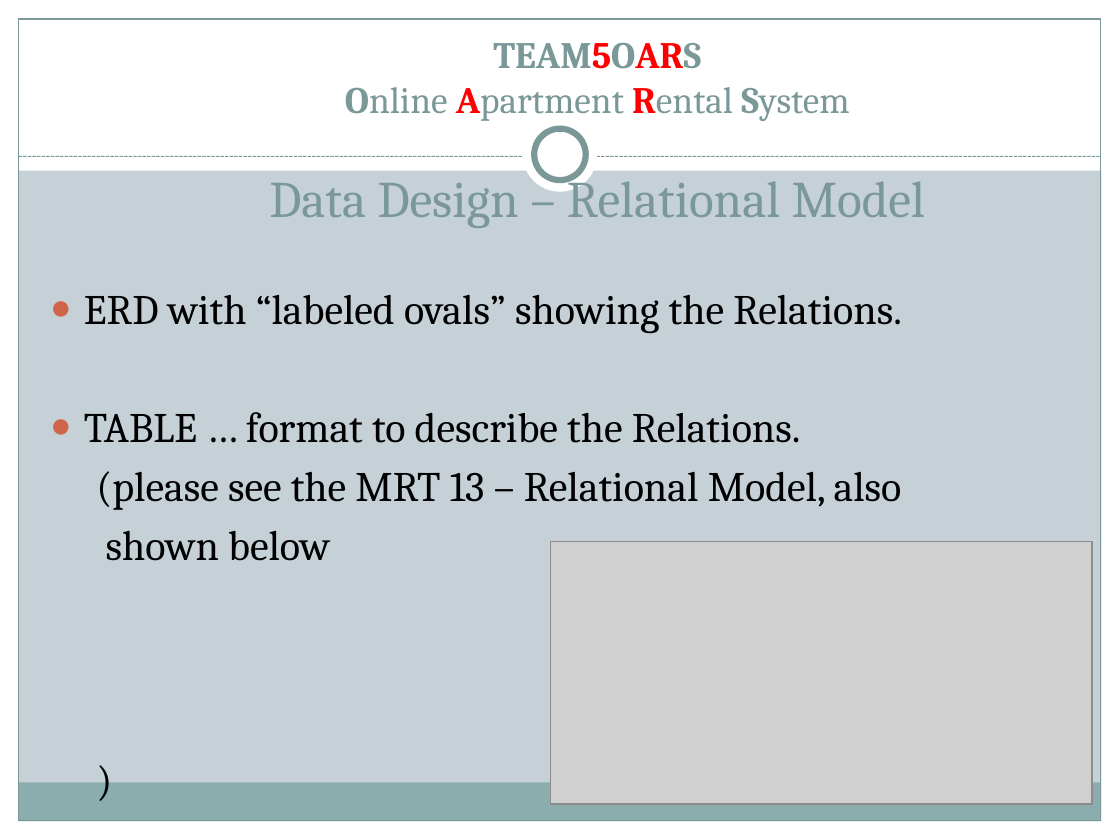
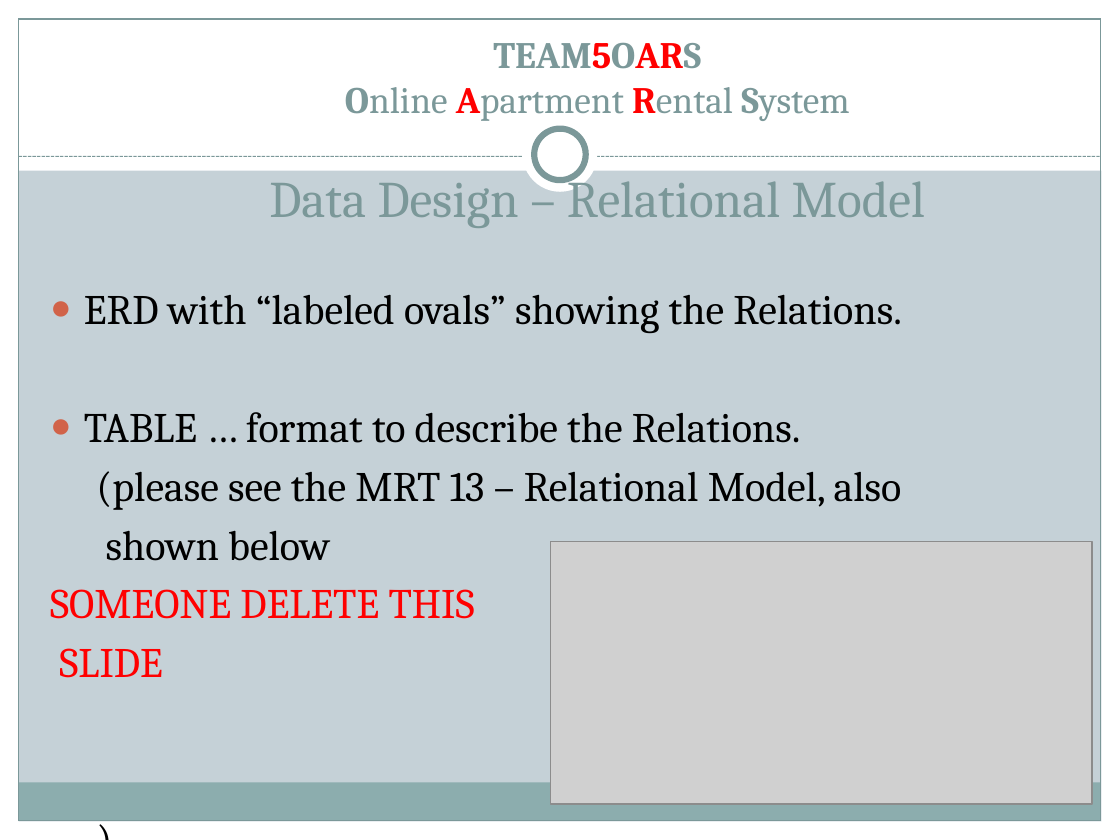
Before and after one commit to silva2972/OARS_PROJECT, a slide deck: slide 16 of TEAM PROJECT DELIVERABLES/TEAM5OARS.pptx. Drawn at 1120x840 pixels with LibreOffice and Linux fonts; fonts in the diff are those of the drawing; grey boxes stand for pictures. Boxes give left, top, right and bottom in pixels: in the first picture for what was removed or moved away, otherwise in the second. Text is boxed around its words. In the diff, an @@ line names an element or a change of style, - is before the commit and + after.

```diff
--- a/TEAM PROJECT DELIVERABLES/TEAM5OARS.pptx
+++ b/TEAM PROJECT DELIVERABLES/TEAM5OARS.pptx
@@ text at box(50, 589, 475, 678): paragraphs added @@
+SOMEONE DELETE THIS
+SLIDE
```
Also in this commit, not shown: 9 other slides changed.
